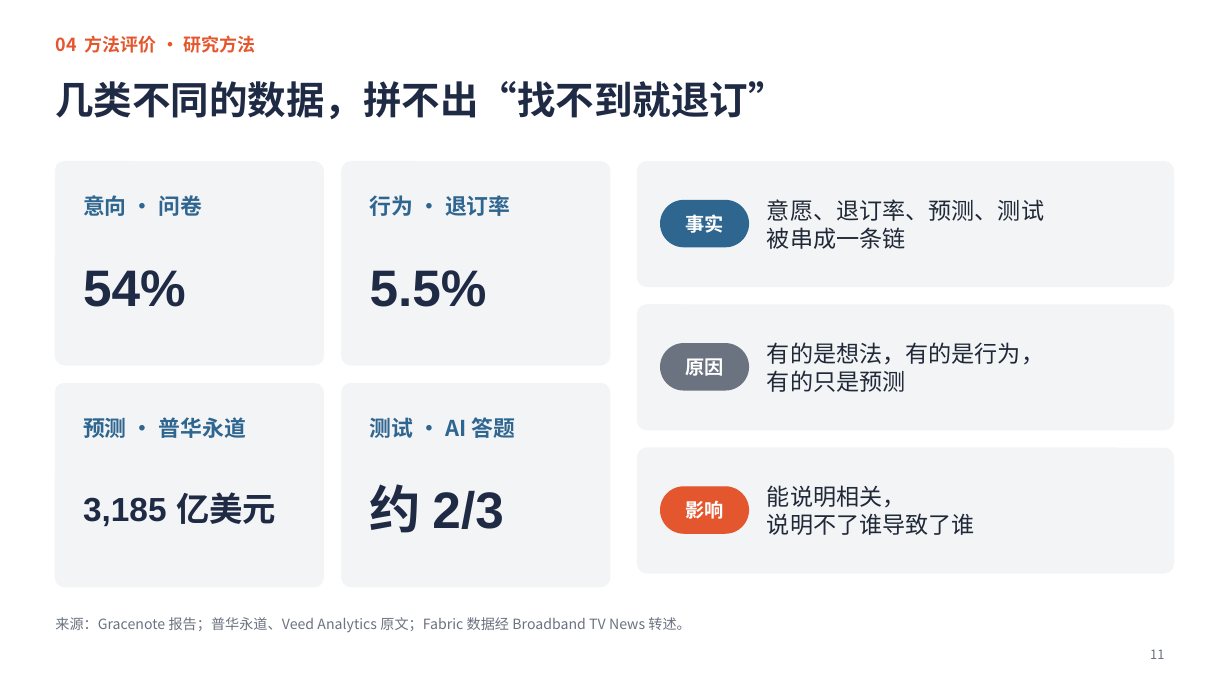
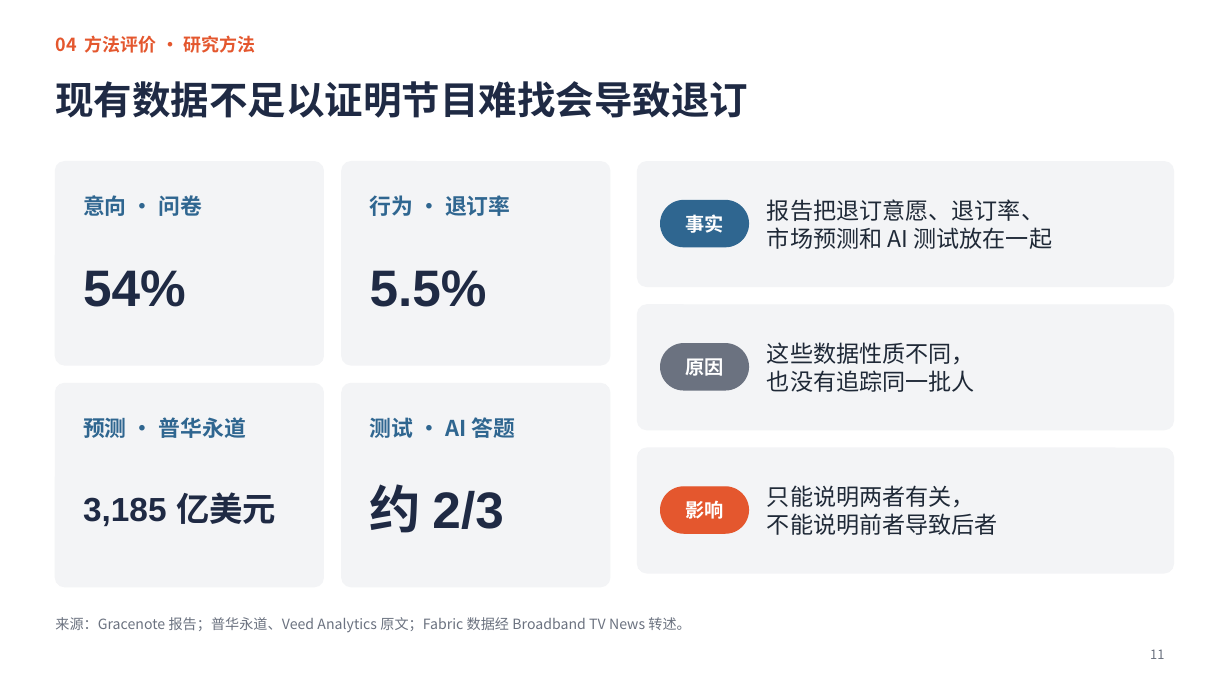
Before and after one commit to jayleo113/ppt, a slide deck: slide 11 of Gracenote报告解读_课堂汇报.pptx. Drawn at 1232x693 pixels with LibreOffice and Linux fonts; fonts in the diff are those of the drawing. Boxes give left, top, right and bottom in pixels: in the first picture for what was removed or moved away, otherwise in the second. Text is boxed around its words. In the diff, an @@ line names an element or a change of style, - is before the commit and + after.

```diff
--- a/Gracenote报告解读_课堂汇报.pptx
+++ b/Gracenote报告解读_课堂汇报.pptx
@@ title at box(55, 81, 748, 118): text changed @@
-几类不同的数据，拼不出“找不到就退订”
+现有数据不足以证明节目难找会导致退订
@@ text at box(767, 199, 1053, 249): text changed @@
-意愿、退订率、预测、测试
-被串成一条链
+报告把退订意愿、退订率、
+市场预测和 AI 测试放在一起
@@ text at box(767, 342, 975, 392): text changed @@
-有的是想法，有的是行为，
-有的只是预测
+这些数据性质不同，
+也没有追踪同一批人
@@ text at box(767, 485, 998, 535): text changed @@
-能说明相关，
-说明不了谁导致了谁
+只能说明两者有关，
+不能说明前者导致后者
```
Also in this commit, not shown: 13 other slides changed, 4 other files.
